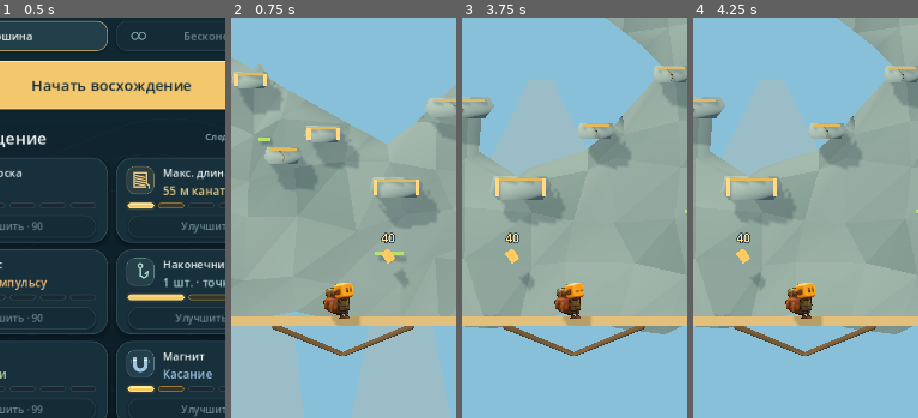
Above: before the commit, frames 1-4 (left to right).
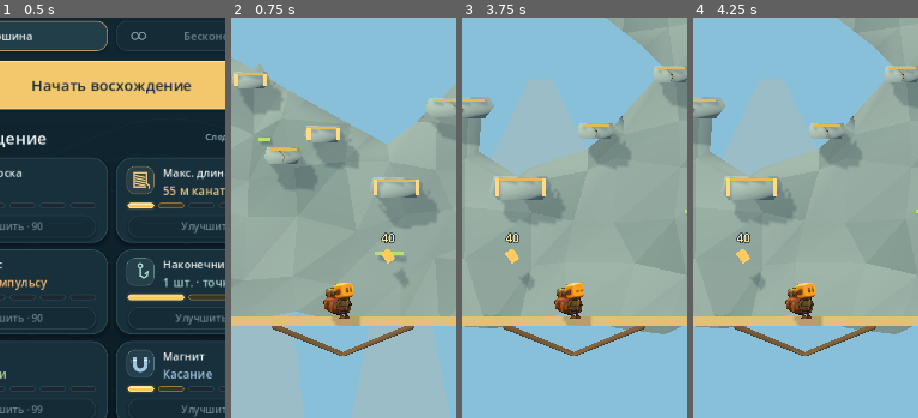
Above: after the commit, the same moments.

Repository: DrShapaya/last-hook
Game: Godot game, scene res://scenes/main.tscn
Same seed, same stepped clock (60 frames per second), same inputs: the game is played once before the commit and once after it.
Inputs:
- Up to frame 1 (0.5 s): no input
- Up to frame 2 (0.75 s): click "Начать восхождение" at 0.5 s
- Up to frame 3 (3.75 s): click "Ⅱ" at 1.25 s; click "Завершить и получить награду" at 2 s; click "В меню" at 2.75 s; click "Начать восхождение" at 3.5 s
- Up to frame 4 (4.25 s): no input
The pictures show only the part of the screen within x 25-75%, y 32-82%; the shares and areas given below are measured in that part.

Frame 1 is identical in both runs. In frame 2, 0.1% of the frame differs, in the area x 46-54%, y 70-76%; in frame 3, 0.1%; in frame 4, 0.1%.

Commit message:
Align sleeves with the actual torso armholes

Diff:
--- a/game/scripts/explorer_rig.gd
+++ b/game/scripts/explorer_rig.gd
@@ -73,6 +73,29 @@
 	core.cast_shadow = GeometryInstance3D.SHADOW_CASTING_SETTING_OFF
 	parent.add_child(core)
 
+func shoulder_cover(at: Vector3, size: Vector2, angle: float) -> void:
+	var surface := SurfaceTool.new()
+	surface.begin(Mesh.PRIMITIVE_TRIANGLES)
+	for index in range(24):
+		for corner in [Vector2.ZERO,Vector2.from_angle(TAU*index/24.0),Vector2.from_angle(TAU*(index+1)/24.0)]:
+			surface.set_color(Color.WHITE if corner==Vector2.ZERO else Color(.68,.68,.68))
+			surface.set_uv((Vector2(184,457)+corner*Vector2(24,-43))/Vector2(1280,1280))
+			surface.set_normal(Vector3.BACK)
+			surface.add_vertex(Vector3(corner.x*size.x*.5,corner.y*size.y*.5,0))
+	var cover := MeshInstance3D.new()
+	cover.name = "Ткань плеча внутри проймы"
+	cover.mesh = surface.commit()
+	cover.position = at
+	cover.rotation.z = angle
+	var material := StandardMaterial3D.new()
+	material.shading_mode = BaseMaterial3D.SHADING_MODE_UNSHADED
+	material.albedo_texture = load(ART+"character-parts.png") as Texture2D
+	material.vertex_color_use_as_albedo = true
+	material.cull_mode = BaseMaterial3D.CULL_DISABLED
+	cover.material_override = material
+	cover.cast_shadow = GeometryInstance3D.SHADOW_CASTING_SETTING_OFF
+	add_child(cover)
+
 func setup() -> void:
 	name = "Походный персонаж"
 	var backpack := load(ART+"backpack.png") as Texture2D
@@ -84,13 +107,15 @@
 	head_open = head.texture
 	head_blink = load(ART+"sprites/character/head-blink.tres") as Texture2D
 	for index in range(2):
-		var near := index==1
+		# In this three-quarter drawing the visible, near armhole is on the left.
+		var near := index==0
 		var suffix := "near" if near else "far"
-		var shoulder_uv := Vector2(.82 if near else .20,.36)
-		var shoulder := joint(self,"Плечо "+suffix,socket_position(torso,shoulder_uv,-.03 if near else -.05))
+		var shoulder_uv := Vector2(31.0/270,108.0/287) if near else Vector2(259.0/270,83.0/287)
+		shoulder_cover(socket_position(torso,shoulder_uv,.012),Vector2(.056,.094) if near else Vector2(.028,.070),.10 if near else -.15)
+		var shoulder := joint(self,"Плечо "+suffix,socket_position(torso,shoulder_uv,.025 if near else -.025))
 		limb_core(shoulder,UPPER_ARM,.026,Color("4a4b2e"))
 		segment(shoulder,"upper-arm-"+suffix,UPPER_ARM,Vector2(.68,.12),Vector2(.37,.87))
-		var elbow := joint(shoulder,"Локоть",Vector3(0,-UPPER_ARM,.085 if near else .01))
+		var elbow := joint(shoulder,"Локоть",Vector3(0,-UPPER_ARM,.01 if near else .085))
 		limb_core(elbow,FOREARM,.023,Color("4a4b2e"))
 		segment(elbow,"forearm-"+suffix,FOREARM,Vector2(.55,.09),Vector2(.47,.88))
 		var hand := joint(elbow,"Кисть",Vector3(0,-FOREARM,.015))
@@ -98,7 +123,7 @@
 		shoulders.append(shoulder)
 		elbows.append(elbow)
 		hands.append(hand)
-		var hip_uv := Vector2(.77 if near else .23,.65)
+		var hip_uv := Vector2(.23 if near else .77,.65)
 		var hip := joint(self,"Бедро "+suffix,socket_position(pelvis,hip_uv,-.04 if near else -.06))
 		limb_core(hip,.10,.029,Color("443a2d"))
 		segment(hip,"thigh-"+suffix,.10,Vector2(.60,.12),Vector2(.42,.88))
--- a/game/scripts/main.gd
+++ b/game/scripts/main.gd
@@ -722,7 +722,7 @@
 	settlement["zone_bonus"] = zone_gold
 	if not preview:
 		model.profile["run_history"].append({"id":run_id,"seed":run_seed,"seconds":snappedf(run_seconds,.1),"height":settleme …(199 unchanged characters)…
-		model.profile["run_history"][-1].merge({"build":"0.10.3","mode":run_mode,"location":selected_location,"height_gold":settlement["height"],"loot_gold":settlement["loot"],"finish_gold":settlement["finish"],"first_summit":settlement["first"]})
+		model.profile["run_history"][-1].merge({"build":"0.10.4","mode":run_mode,"location":selected_location,"height_gold":settlement["height"],"loot_gold":settlement["loot"],"finish_gold":settlement["finish"],"first_summit":settlement["first"]})
 		model.profile["run_history"] = model.profile["run_history"].slice(-30)
 		model.save()
 	hud.show_result(settlement)
--- a/game/tests/test_responsive.gd
+++ b/game/tests/test_responsive.gd
@@ -76,7 +76,10 @@
 	var wrist_at_head: Vector3 = game.explorer.body.head.to_local(game.explorer.body.hands[1].global_position)
 	check(absf(wrist_at_head.x)>game.explorer.body.head.texture.get_width()*game.explorer.body.head.pixel_size*.5,"a vertical reach keeps the wrist beside the face instead of intersecting the head")
 	for index in range(2):
-		check(root_embedded(game.explorer.body.torso,game.explorer.body.shoulders[index]),"shoulder %d overlaps opaque jacket pixels and starts beneath the body" % index)
+		var shoulder_local: Vector3 = game.explorer.body.torso.to_local(game.explorer.body.shoulders[index].global_position)
+		var shoulder_pixel: Vector2 = Vector2(shoulder_local.x,-shoulder_local.y)/game.explorer.body.torso.pixel_size+game.explorer.body.torso.texture.get_size()*.5
+		var opening_pixel := Vector2(31,108) if index==0 else Vector2(259,83)
+		check(shoulder_pixel.distance_to(opening_pixel)<1,"shoulder %d is centred in the drawn armhole, rather than elsewhere on the jacket" % index)
 		check(root_embedded(game.explorer.body.pelvis,game.explorer.body.hips[index]),"hip %d overlaps opaque shorts pixels and starts beneath the body" % index)
 	game.sim.vel = Vector2.ZERO
 	game.sim.attached = false
Not shown, changed: game/export_presets.cfg
Not shown, changed: 07_prototype_status.md
Not shown, changed: README.md
Not shown, changed: docs/MODELS.md
Not shown, added: docs/screenshots/armholes.png
Not shown, changed: docs/screenshots/character-poses.png
Not shown, changed: docs/screenshots/equipment-left-two.png
Not shown, changed: docs/screenshots/equipment.png
Not shown, changed: docs/screenshots/flight-one.png
Not shown, changed: docs/screenshots/gameplay-phone.png
